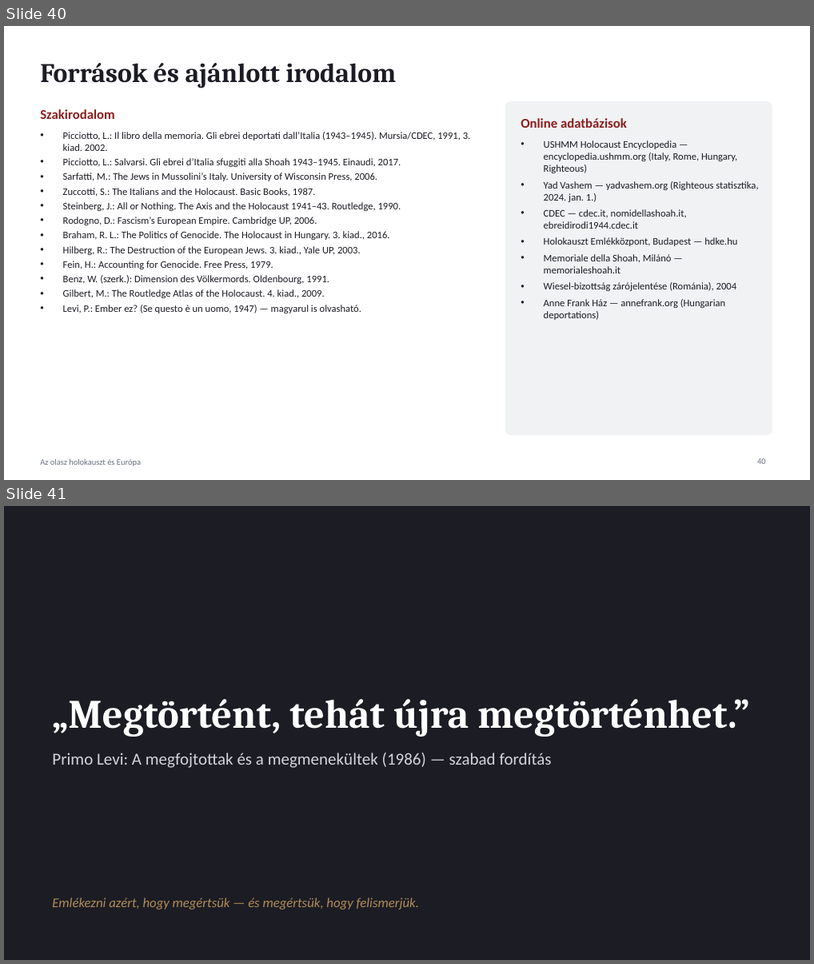
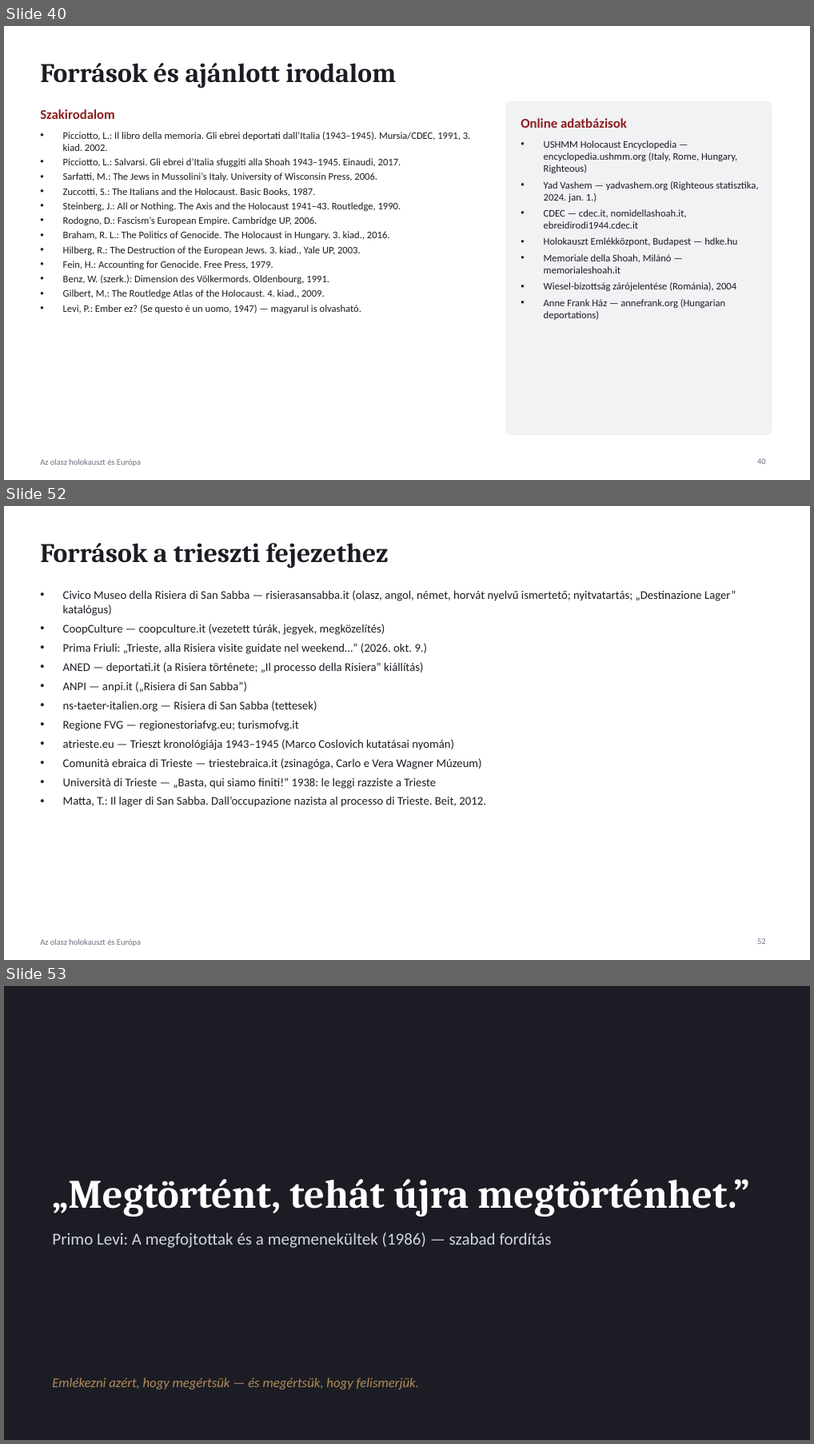
Before and after one commit to peter-racz-rhr/lwk, a slide deck: presentations/Olasz_holokauszt_es_Europa.pptx. Shown one above the other, each under a label of ours: slides 40 and 41 before the commit, slides 40, 52 and 53 after it; the slides between them are not shown. The pictures are 814x964 and 814x1444 pixels, drawn with LibreOffice and Linux fonts; fonts in the diff are those of the drawing. Boxes give left, top, right and bottom in pixels: in the first picture for what was removed or moved away, otherwise in the second. Text is boxed around its words. In the diff, an @@ line names an element or a change of style, - is before the commit and + after.

```diff
--- a/presentations/Olasz_holokauszt_es_Europa.pptx
+++ b/presentations/Olasz_holokauszt_es_Europa.pptx
@@ slide 52 added at bbox=[4, 506, 810, 960], background #FFFFFF; not listed: 1 template element that a slide beside it also shows @@
@@ title added at bbox=[40, 543, 389, 568], 32 pt, text #1C1C24, bold @@
+Források a trieszti fejezethez
@@ text added at bbox=[63, 590, 736, 807], 14 pt, text #1C1C24 @@
+• Civico Museo della Risiera di San Sabba — risierasansabba.it (olasz, angol, német, horvát nyelvű ismertető; nyitvatartás; „Destinazione Lager” katalógus)
+• CoopCulture — coopculture.it (vezetett túrák, jegyek, megközelítés)
+• Prima Friuli: „Trieste, alla Risiera visite guidate nel weekend…” (2026. okt. 9.)
+• ANED — deportati.it (a Risiera története; „Il processo della Risiera” kiállítás)
+• ANPI — anpi.it („Risiera di San Sabba”)
+• ns-taeter-italien.org — Risiera di San Sabba (tettesek)
+• Regione FVG — regionestoriafvg.eu; turismofvg.it
+• atrieste.eu — Trieszt kronológiája 1943–1945 (Marco Coslovich kutatásai nyomán)
+• Comunità ebraica di Trieste — triestebraica.it (zsinagóga, Carlo e Vera Wagner Múzeum)
+• Università di Trieste — „Basta, qui siamo finiti!” 1938: le leggi razziste a Trieste
+• Matta, T.: Il lager di San Sabba. Dall’occupazione nazista al processo di Trieste. Beit, 2012.
@@ page number added at bbox=[758, 938, 766, 944], 10 pt, text #6B7280 @@
+52
@@ what was slide 41 is now slide 53 @@
```
Also in this commit, not shown: 2 slides changed, 11 other slides added.
